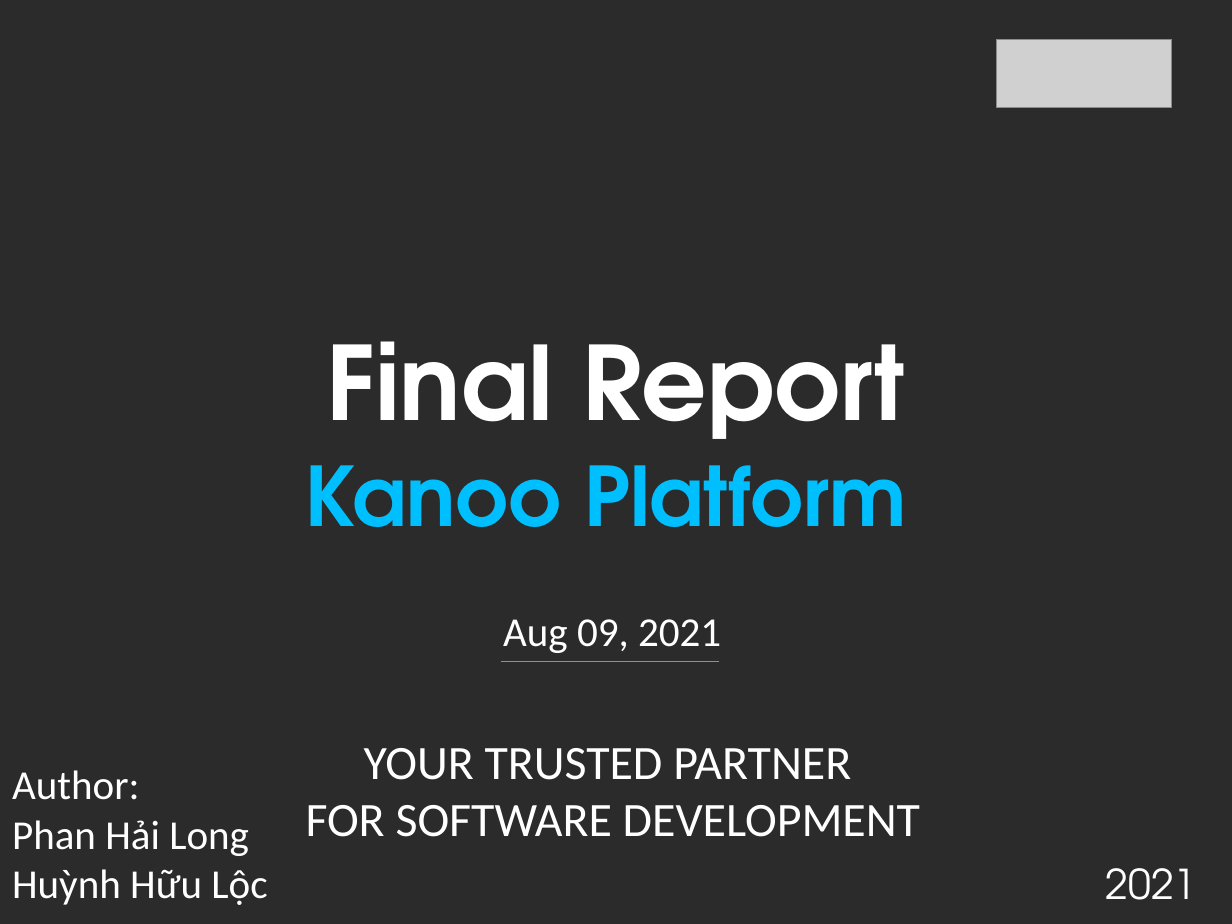
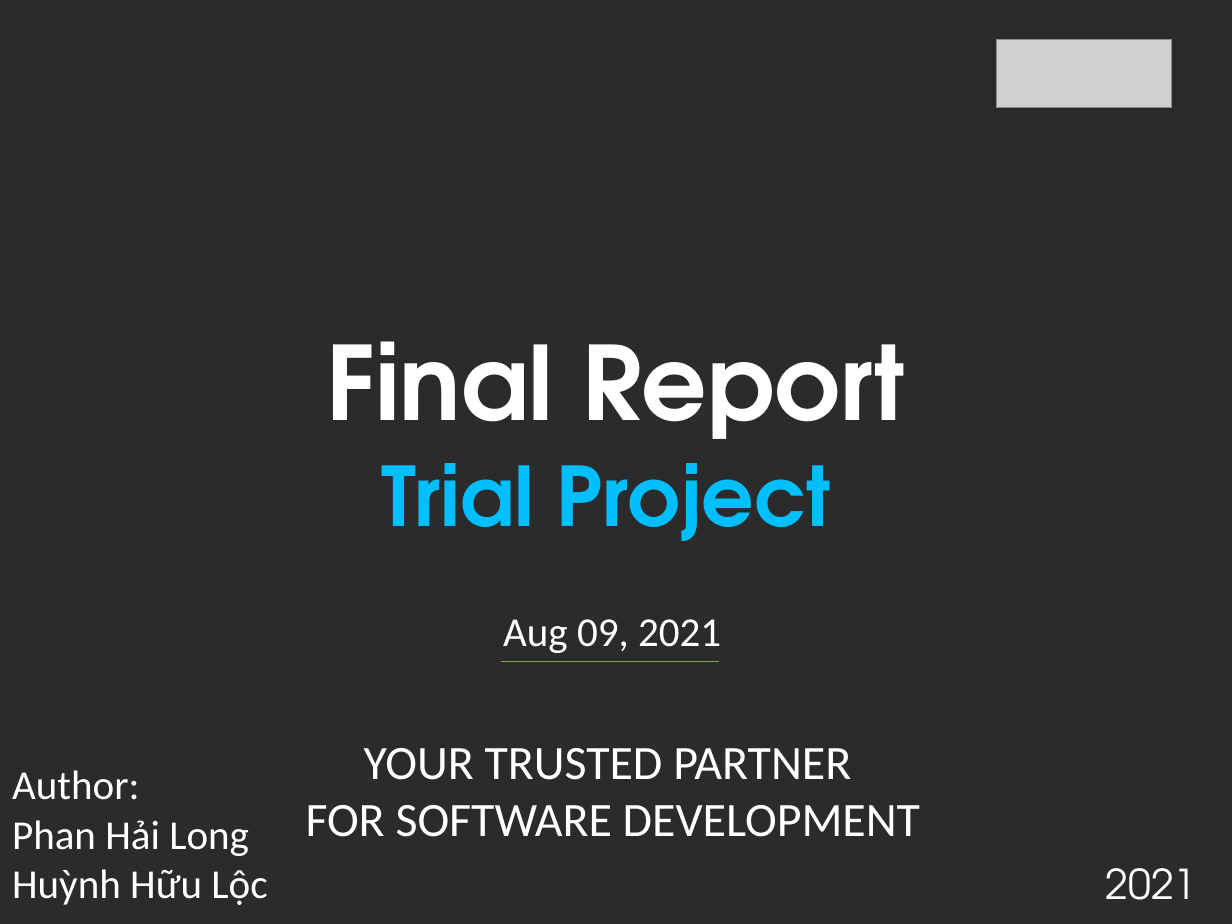
Before and after one commit to tamtps/TrainingProject, a slide deck: slide 1 of TPS Final Report.pptx. Drawn at 1232x924 pixels with LibreOffice and Linux fonts; fonts in the diff are those of the drawing; grey boxes stand for pictures; background and template pictures are left out; a plain dark background stands for a picture behind light text. Boxes give left, top, right and bottom in pixels: in the first picture for what was removed or moved away, otherwise in the second. Text is boxed around its words. In the diff, an @@ line names an element or a change of style, - is before the commit and + after.

```diff
--- a/TPS Final Report.pptx
+++ b/TPS Final Report.pptx
@@ subtitle at <box>381,437,831,541</box>: text changed @@
-Kanoo Platform
+Trial Project
```
Also in this commit, not shown: 8 other slides changed, 1 slide added.
